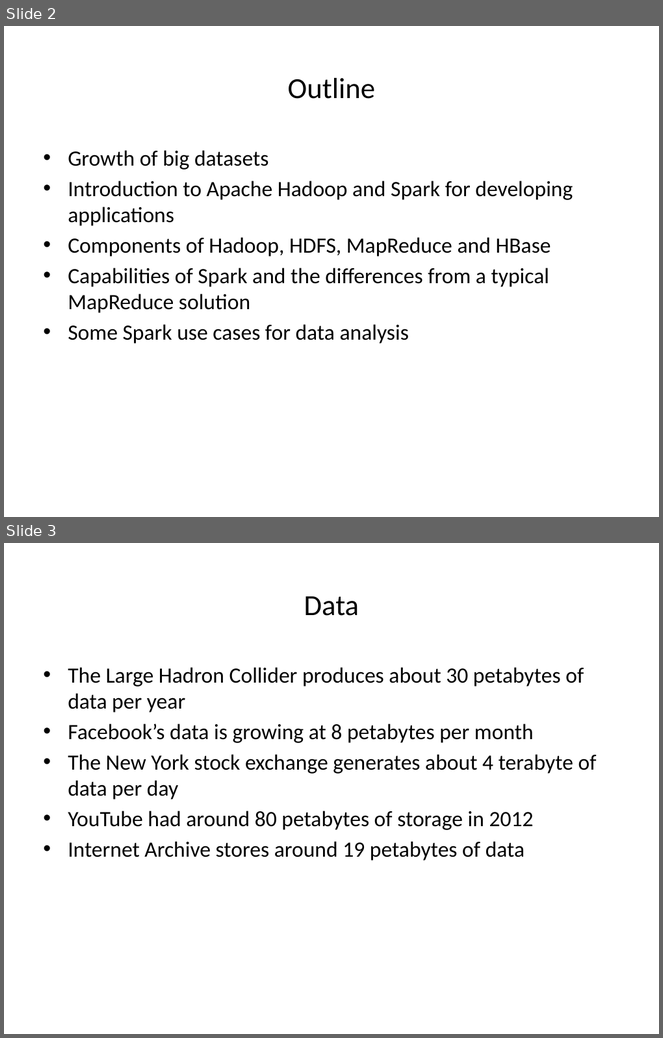
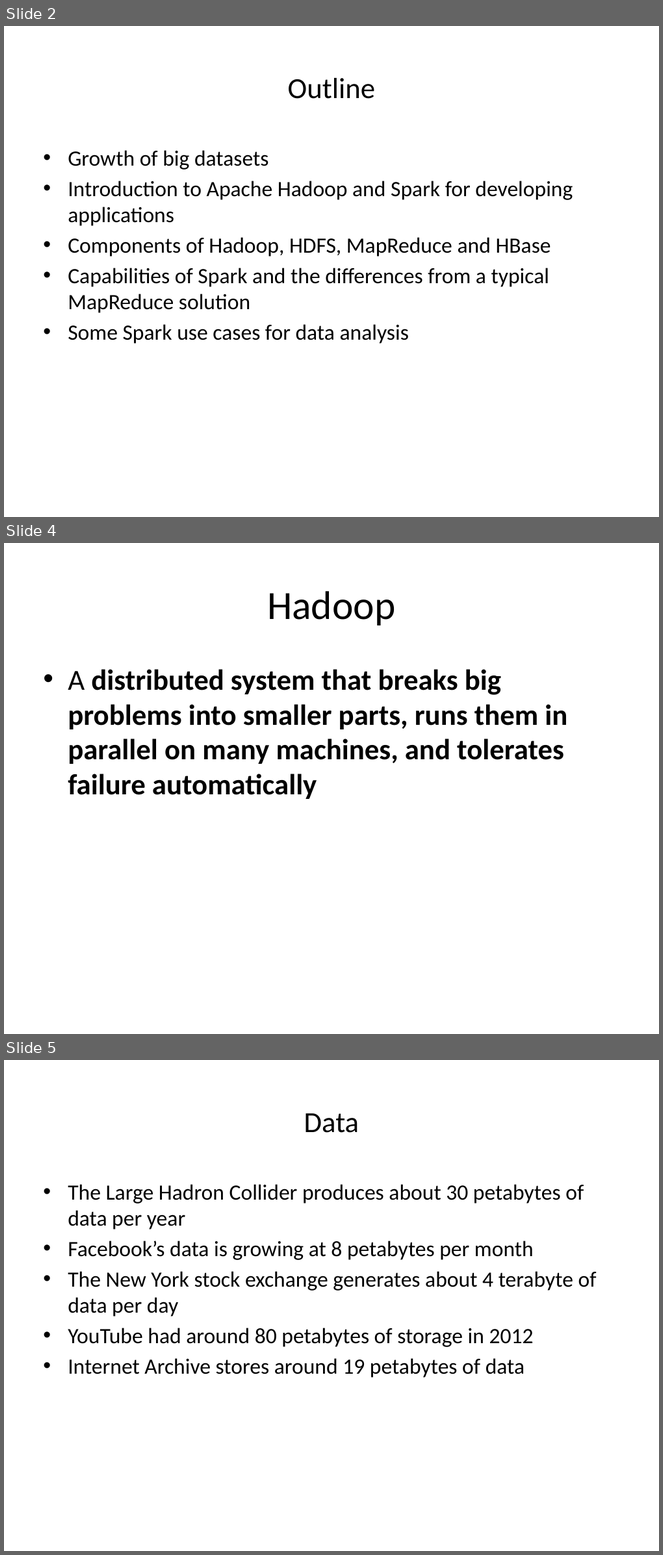
Before and after one commit to baloch838/Cloud_Computing_Lectures, a slide deck: Week 14.pptx. Shown one above the other, each under a label of ours: slides 2 and 3 before the commit, slides 2, 4 and 5 after it; the slides between them are not shown. The pictures are 663x1038 and 663x1555 pixels, drawn with LibreOffice and Linux fonts; fonts in the diff are those of the drawing. Boxes give left, top, right and bottom in pixels: in the first picture for what was removed or moved away, otherwise in the second. Text is boxed around its words. In the diff, an @@ line names an element or a change of style, - is before the commit and + after.

```diff
--- a/Week 14.pptx
+++ b/Week 14.pptx
@@ slide 4 added at (4,543,659,1034), background #FFFFFF @@
@@ title added at (267,591,395,626), 44 pt, text #000000 @@
+Hadoop
@@ text added at (68,669,568,799), 32 pt, text #000000, bold @@
+• A distributed system that breaks big problems into smaller parts, runs them in parallel on many machines, and tolerates failure automatically
@@ what was slide 3 is now slide 5 @@
```
Also in this commit, not shown: 1 slide changed, 12 other slides added, 1 slide removed, 1 other file.
